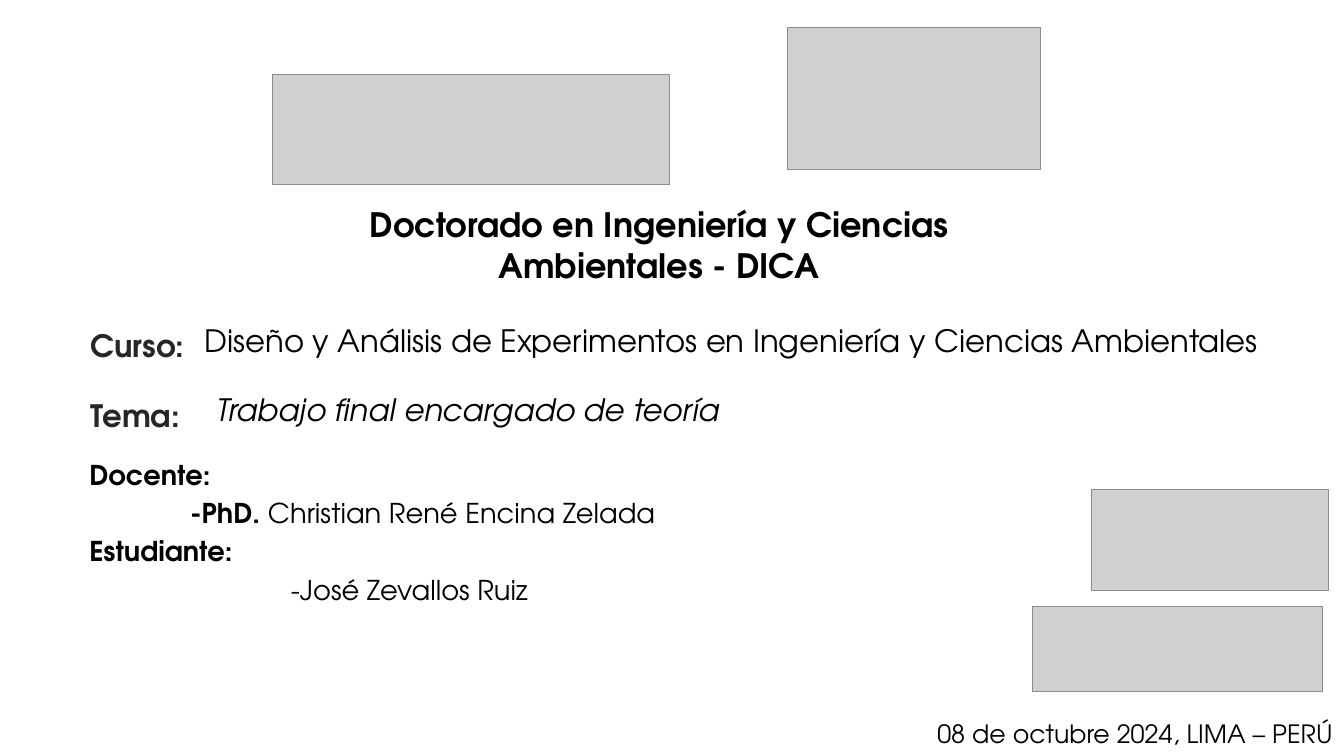
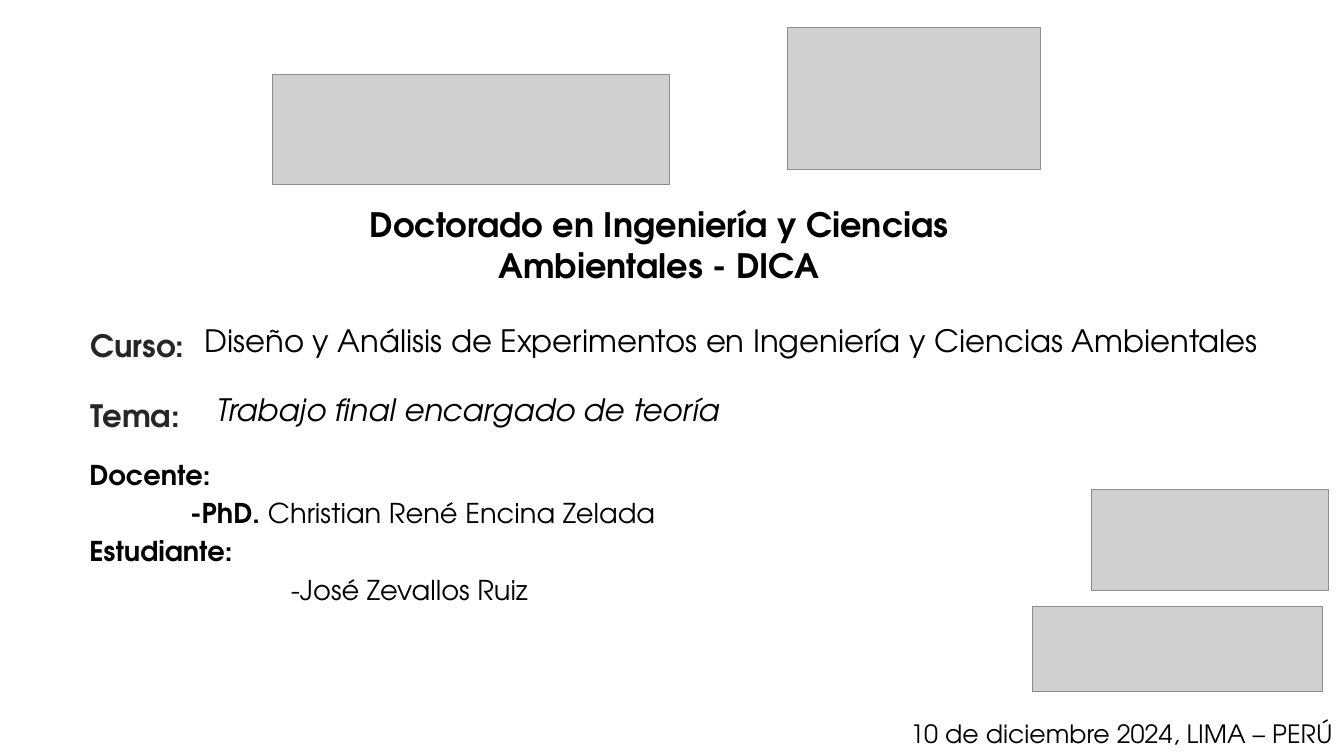
Before and after one commit to JoseZevallosR/Diseno_experimental, a slide deck: slide 1 of trabajo_individual2/Presentación_Trabajo_Individual.pptx. Drawn at 1344x756 pixels with LibreOffice and Linux fonts; fonts in the diff are those of the drawing; grey boxes stand for pictures. Boxes give left, top, right and bottom in pixels: in the first picture for what was removed or moved away, otherwise in the second. Text is boxed around its words. In the diff, an @@ line names an element or a change of style, - is before the commit and + after.

```diff
--- a/trabajo_individual2/Presentación_Trabajo_Individual.pptx
+++ b/trabajo_individual2/Presentación_Trabajo_Individual.pptx
@@ text at box(910, 719, 1332, 745): text changed @@
-08 de octubre 2024, LIMA – PERÚ
+10 de diciembre 2024, LIMA – PERÚ
```
